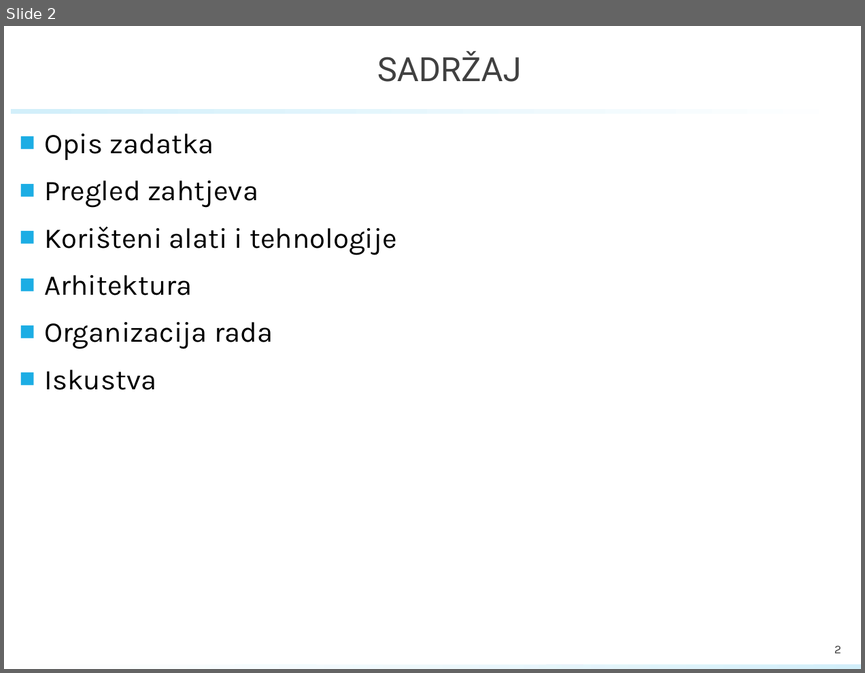
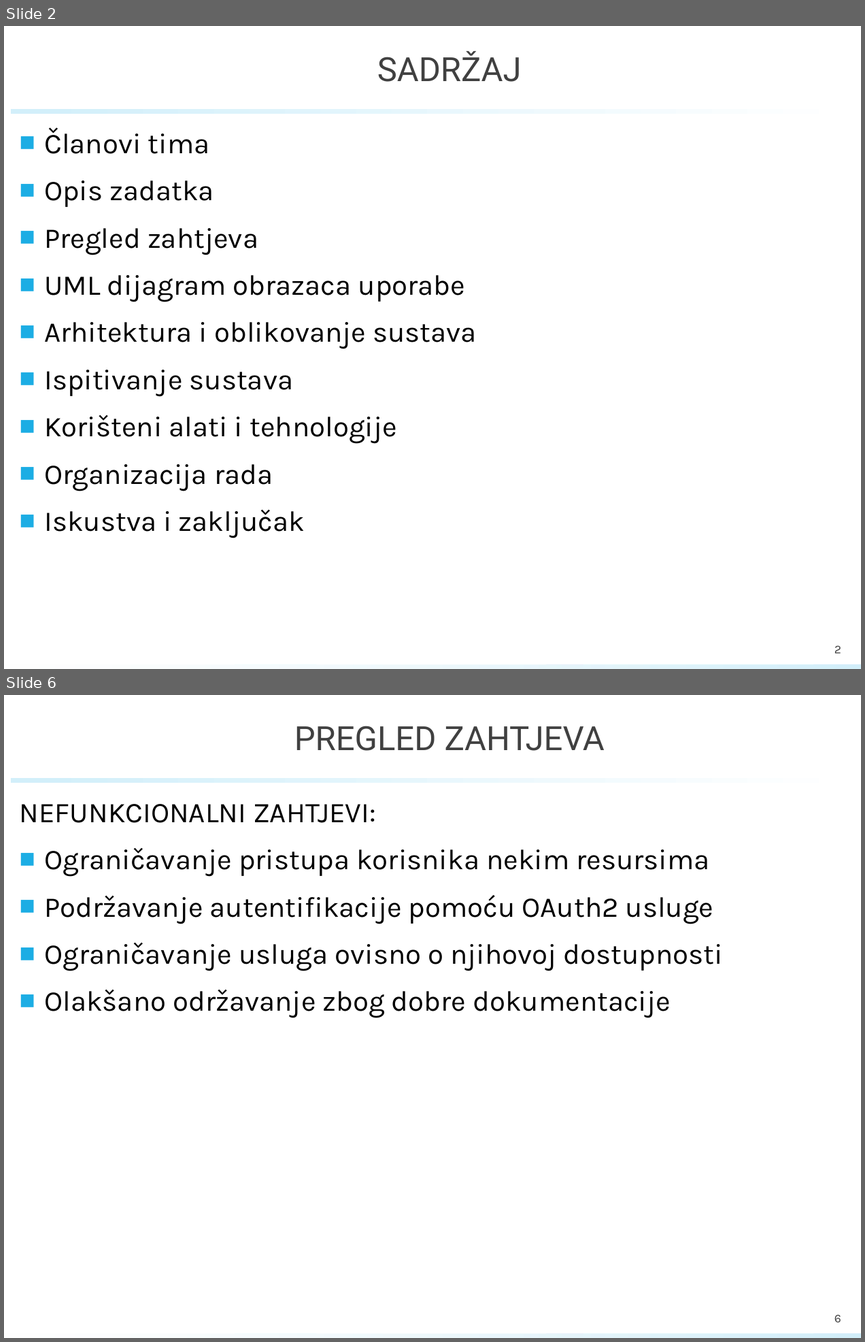
Before and after one commit to rokoKnin/ProgiG03.3_JuliusMeinl, a slide deck: documentation/PROINZ_TG03.3_Bluedilla.pptx. Shown one above the other, each under a label of ours: slide 2 before the commit, slides 2 and 6 after it; the slides between them are not shown. The pictures are 865x673 and 865x1342 pixels, drawn with LibreOffice and Linux fonts; fonts in the diff are those of the drawing; background and template pictures are left out. Boxes give left, top, right and bottom in pixels: in the first picture for what was removed or moved away, otherwise in the second. Text is boxed around its words. In the diff, an @@ line names an element or a change of style, - is before the commit and + after.

```diff
--- a/documentation/PROINZ_TG03.3_Bluedilla.pptx
+++ b/documentation/PROINZ_TG03.3_Bluedilla.pptx
@@ slide 6 added at <box>4,695,861,1338</box>, background #FFFFFF; not listed: 2 template elements that a slide beside it also shows @@
@@ title added at <box>294,726,604,751</box>, 28 pt, text #404040 @@
+PREGLED ZAHTJEVA
@@ text added at <box>20,804,723,1018</box>, 24 pt, text #000000 @@
+NEFUNKCIONALNI ZAHTJEVI:
+■ Ograničavanje pristupa korisnika nekim resursima
+■ Podržavanje autentifikacije pomoću OAuth2 usluge
+■ Ograničavanje usluga ovisno o njihovoj dostupnosti
+■ Olakšano održavanje zbog dobre dokumentacije
@@ page number added at <box>834,1314,841,1322</box>, 10 pt, text #404040 @@
+6
@@ slide 2 changed as well @@
@@ text at <box>44,127,210,154</box>: paragraph added @@
+■ Članovi tima
@@ text at <box>44,275,477,397</box>: paragraphs added @@
+■ UML dijagram obrazaca uporabe
+■ Arhitektura i oblikovanje sustava
+■ Ispitivanje sustava
@@ text at <box>44,275,192,295</box>: paragraph removed @@
-■ Arhitektura
@@ text at <box>44,509,305,538</box>: text changed @@
-■ Iskustva
+■ Iskustva i zaključak
```
Also in this commit, not shown: 6 other slides changed, 9 other slides added, 7 slides removed, 2 other files.
